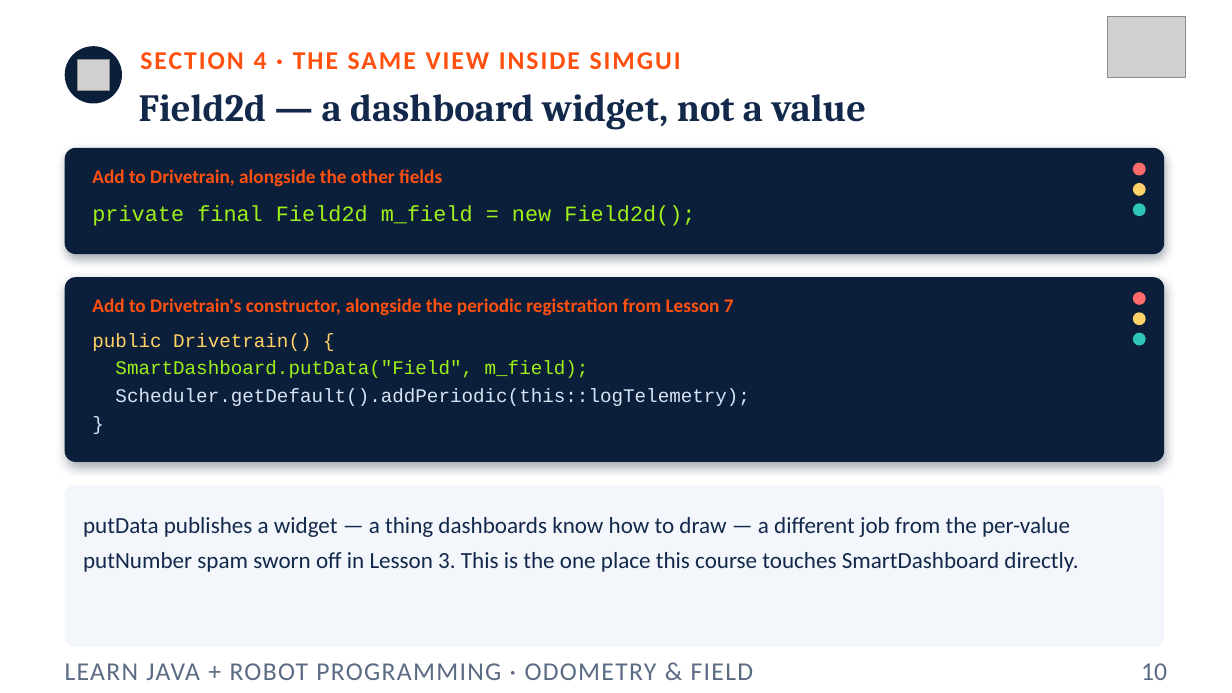
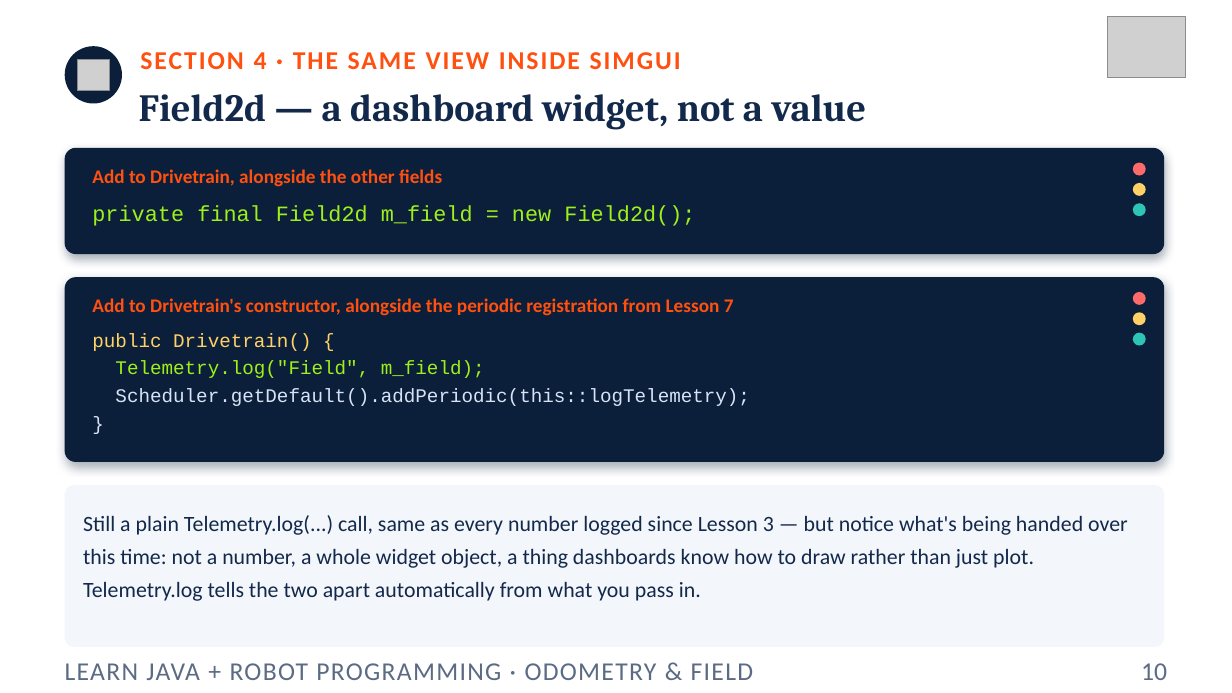
Before and after one commit to FRC5010/BasicRobotLessons, a slide deck: slide 10 of docs/presentations/v3/11-odometry-field.pptx. Drawn at 1232x693 pixels with LibreOffice and Linux fonts; fonts in the diff are those of the drawing; grey boxes stand for pictures. Boxes give left, top, right and bottom in pixels: in the first picture for what was removed or moved away, otherwise in the second. Text is boxed around its words. In the diff, an @@ line names an element or a change of style, - is before the commit and + after.

```diff
--- a/docs/presentations/v3/11-odometry-field.pptx
+++ b/docs/presentations/v3/11-odometry-field.pptx
@@ text at (x1=115, y1=361, x2=485, y2=378): text changed @@
-SmartDashboard.putData("Field", m_field);
+Telemetry.log("Field", m_field);
@@ text at (x1=83, y1=515, x2=1128, y2=601): text changed; size 18 to 17 pt @@
-putData publishes a widget — a thing dashboards know how to draw — a different job from the per-value putNumber spam sworn off in Lesson 3. This is the one place this course touches SmartDashboard directly.
+Still a plain Telemetry.log(...) call, same as every number logged since Lesson 3 — but notice what's being handed over this time: not a number, a whole widget object, a thing dashboards know how to draw rather than just plot. Telemetry.log tells the two apart automatically from what you pass in.
```
Also in this commit, not shown: 3 other slides changed, 23 other files.
